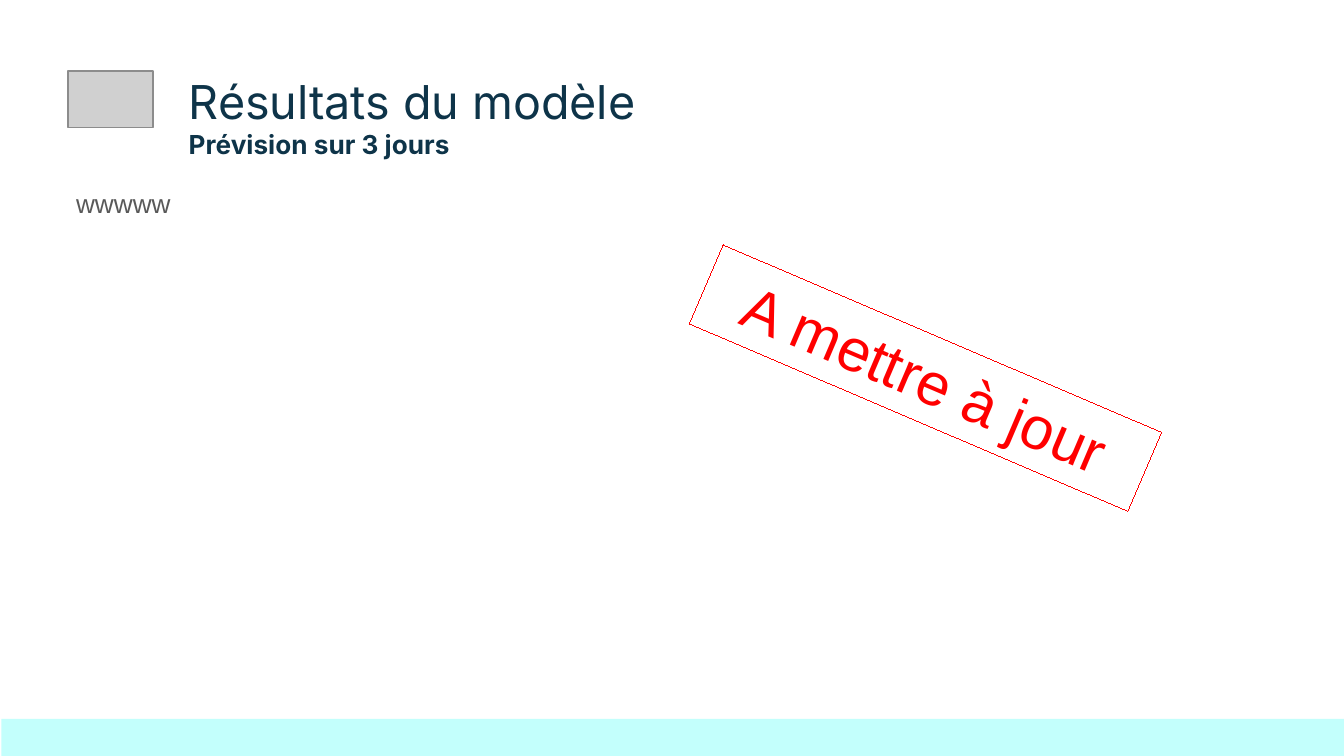
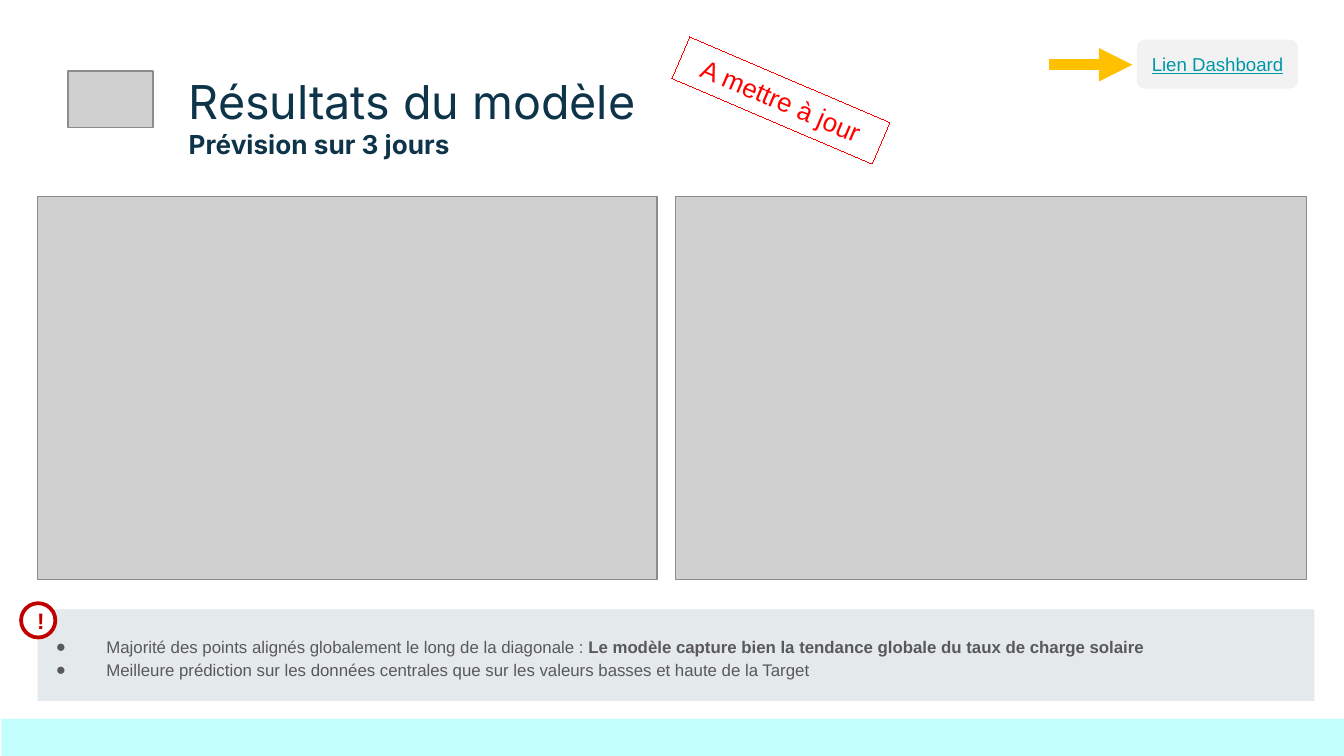
Before and after one commit to Sheikoh/REnergies_efficiency_prediction, a slide deck: slide 10 of presentation/dsfs_ft_36_Projet_REnergies_efficiency_prediction.pptx. Drawn at 1344x756 pixels with LibreOffice and Linux fonts; fonts in the diff are those of the drawing; grey boxes stand for pictures. Boxes give left, top, right and bottom in pixels: in the first picture for what was removed or moved away, otherwise in the second. Text is boxed around its words. In the diff, an @@ line names an element or a change of style, - is before the commit and + after.

```diff
--- a/presentation/dsfs_ft_36_Projet_REnergies_efficiency_prediction.pptx
+++ b/presentation/dsfs_ft_36_Projet_REnergies_efficiency_prediction.pptx
@@ rectangle "A mettre à jour": place and size @@
-rectangle "A mettre à jour" at box(689, 245, 1162, 511)
+rectangle "A mettre à jour" at box(672, 37, 890, 165)
@@ rectangle "A mettre à jour" at box(672, 37, 890, 165): size 32 to 14 pt @@
@@ rounded rectangle added at box(1137, 40, 1298, 89), fill #F2F2F2 @@
@@ text added at box(1152, 57, 1283, 74), 10 pt, text #0097A7, underline @@
+Lien Dashboard
@@ arrow added from (1048, 65) to (1133, 65), #FFC000 6 pt @@
@@ picture added at box(38, 196, 657, 579) @@
@@ text removed at box(76, 199, 170, 213) @@
-wwwww
@@ picture added at box(676, 196, 1306, 579) @@
@@ ellipse added at box(22, 603, 55, 637), fill #FFFFFF, outline #C00000 2 pt, 12 pt, text #C00000, bold @@
+!
@@ rectangle added at box(38, 609, 1314, 700), fill #E4E9EB @@
@@ text added at box(106, 640, 1144, 680), 9 pt, text #595959 @@
+● Majorité des points alignés globalement le long de la diagonale : Le modèle capture bien la tendance globale du taux de charge solaire
+● Meilleure prédiction sur les données centrales que sur les valeurs basses et haute de la Target
```
Also in this commit, not shown: 3 other slides changed, 1 other file.
